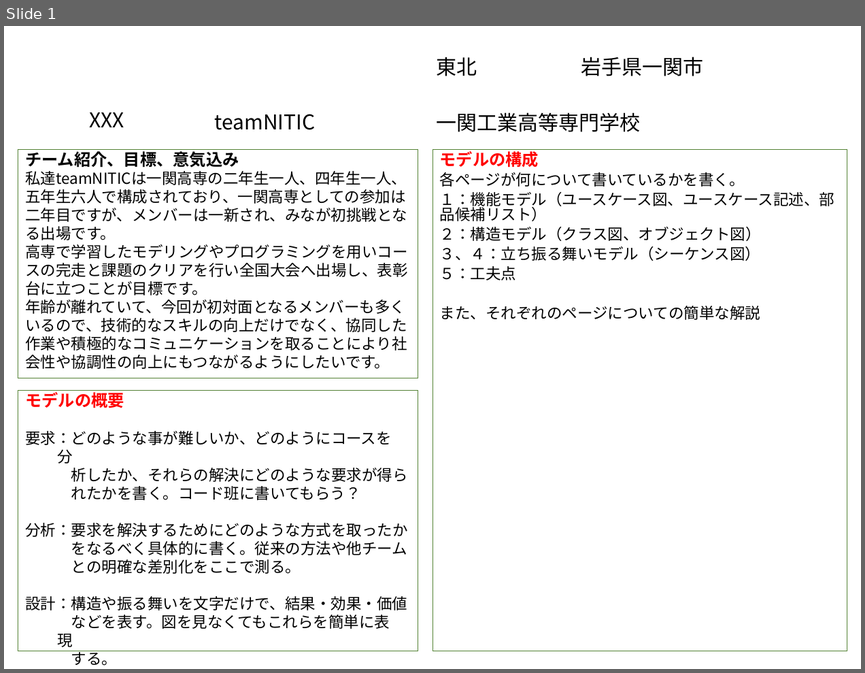
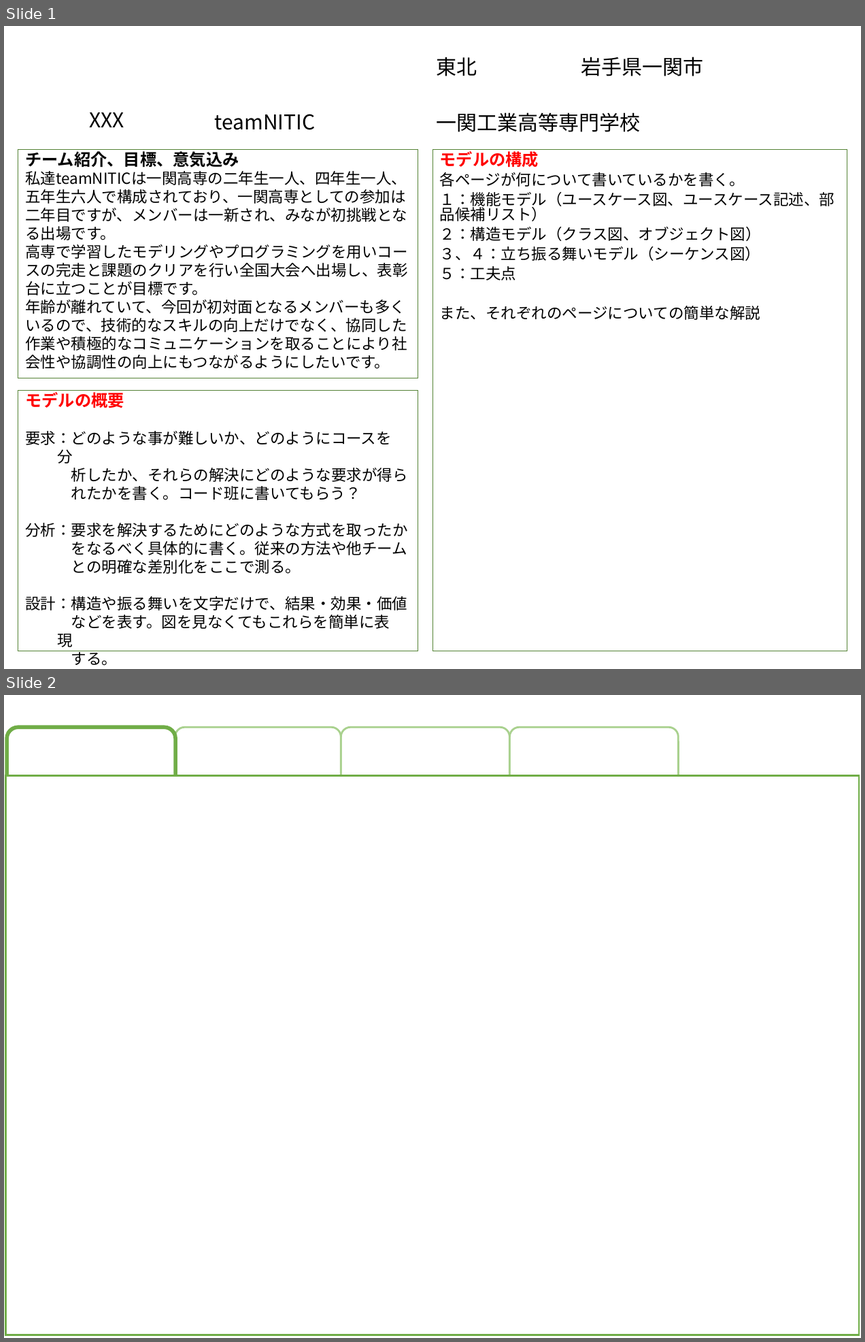
Before and after one commit to akita-lab-2019/model, a slide deck: model_file_template_primary.pptx. Shown one above the other, each under a label of ours: slide 1 before the commit, slides 1 and 2 after it. The pictures are 865x673 and 865x1342 pixels, drawn with LibreOffice and Linux fonts; fonts in the diff are those of the drawing; background and template pictures are left out. Boxes give left, top, right and bottom in pixels: in the first picture for what was removed or moved away, otherwise in the second. Text is boxed around its words. In the diff, an @@ line names an element or a change of style, - is before the commit and + after.

```diff
--- a/model_file_template_primary.pptx
+++ b/model_file_template_primary.pptx
@@ slide 2 added at (4,695,861,1338), background #FFFFFF @@
@@ rounded rectangle added at (7,728,176,809), fill #FFFFFF, outline #70AD47 4.5 pt @@
@@ rounded rectangle added at (175,727,341,785), fill #FFFFFF, outline #A9D18E 2.25 pt @@
@@ rounded rectangle added at (341,727,509,785), fill #FFFFFF, outline #A9D18E 2.25 pt @@
@@ rounded rectangle added at (509,727,679,785), fill #FFFFFF, outline #A9D18E 2.25 pt @@
@@ rectangle added at (6,775,859,1334), fill #FFFFFF, outline #70AD47 2.25 pt @@
```
Also in this commit, not shown: 3 other slides added, 4 slides removed.
